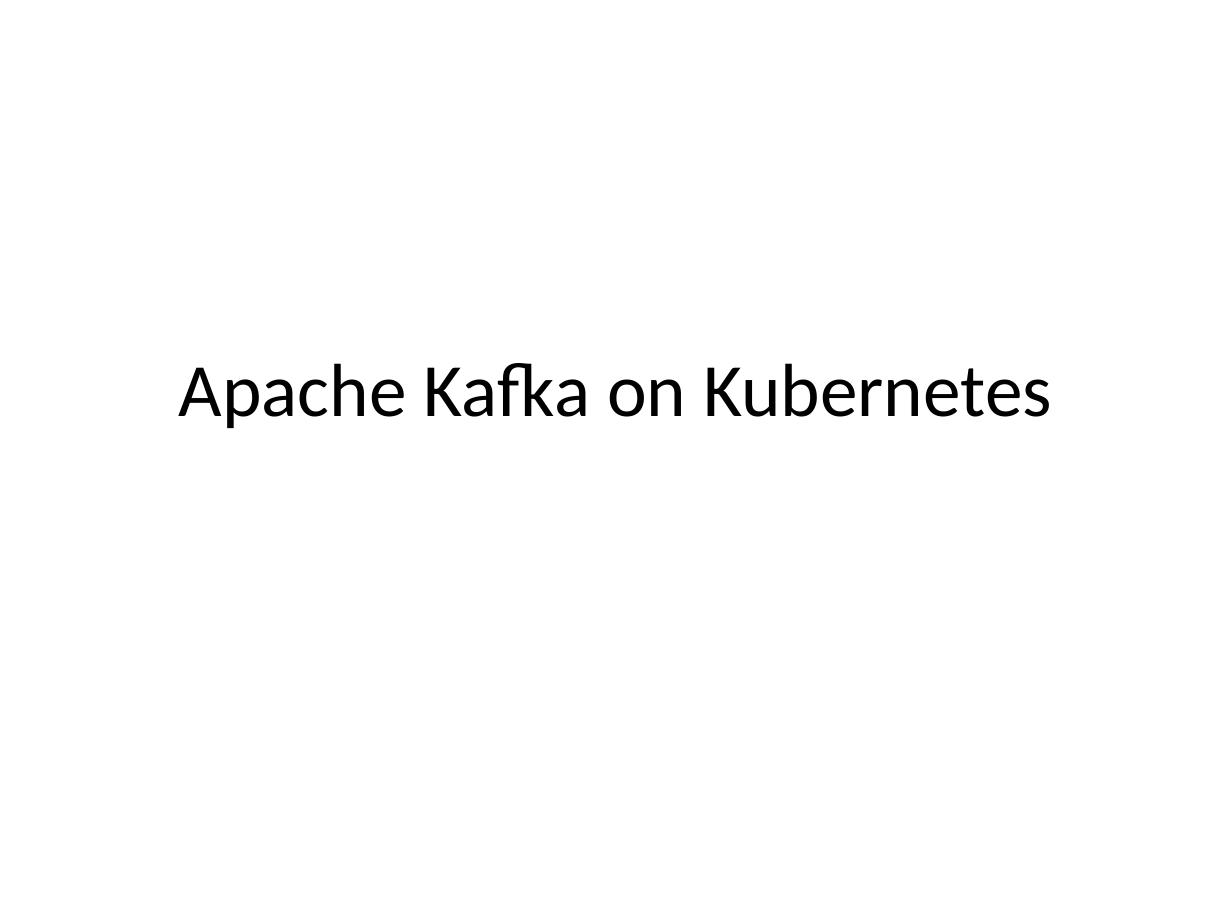
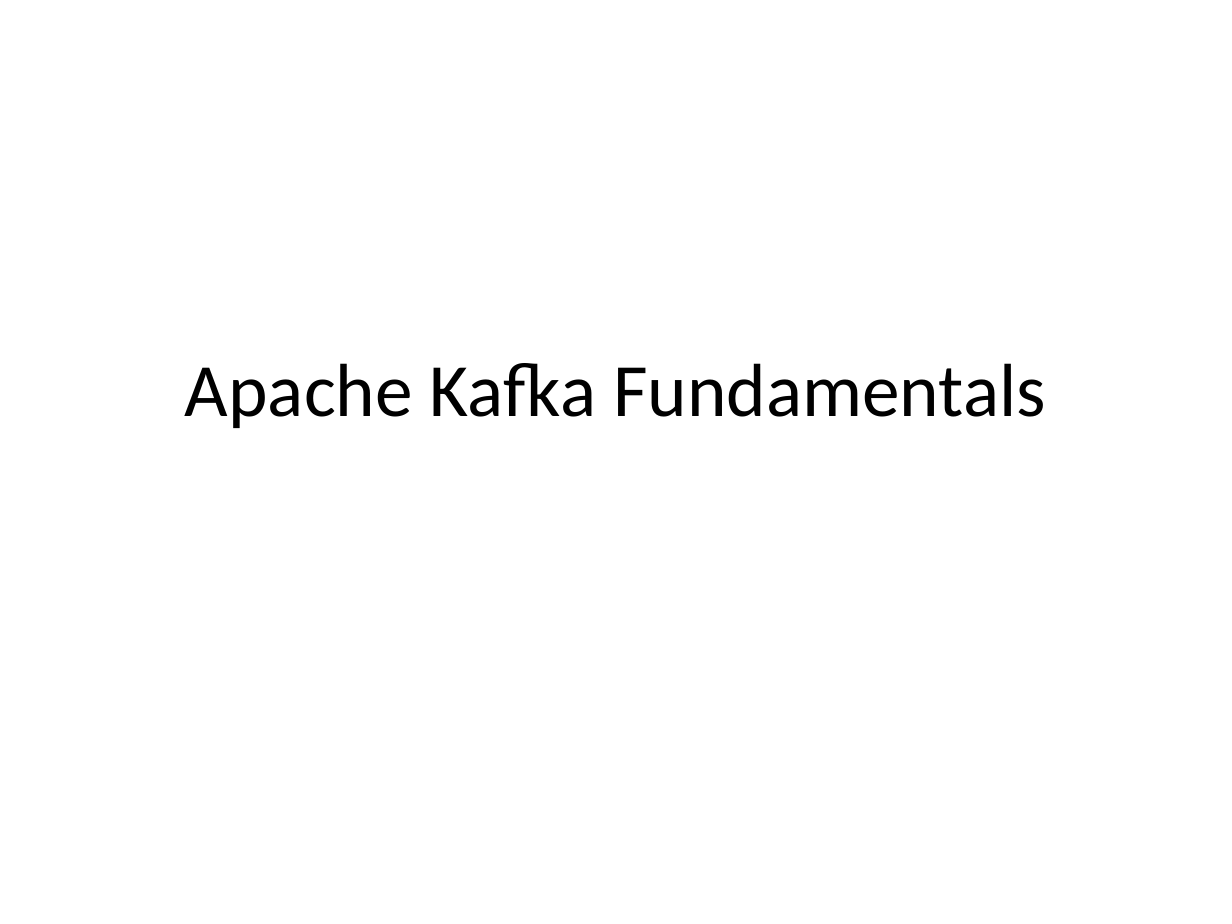
Before and after one commit to surjeetk/docs, a slide deck: slide 1 of Apache Kafka on Kubernetes.pptx. Drawn at 1232x924 pixels with LibreOffice and Linux fonts; fonts in the diff are those of the drawing. Boxes give left, top, right and bottom in pixels: in the first picture for what was removed or moved away, otherwise in the second. Text is boxed around its words. In the diff, an @@ line names an element or a change of style, - is before the commit and + after.

```diff
--- a/Apache Kafka on Kubernetes.pptx
+++ b/Apache Kafka on Kubernetes.pptx
@@ title at bbox=[185, 363, 1046, 428]: text changed @@
-Apache Kafka on Kubernetes
+Apache Kafka Fundamentals
```
Also in this commit, not shown: 2 other slides changed, 21 slides added, 1 slide removed.
